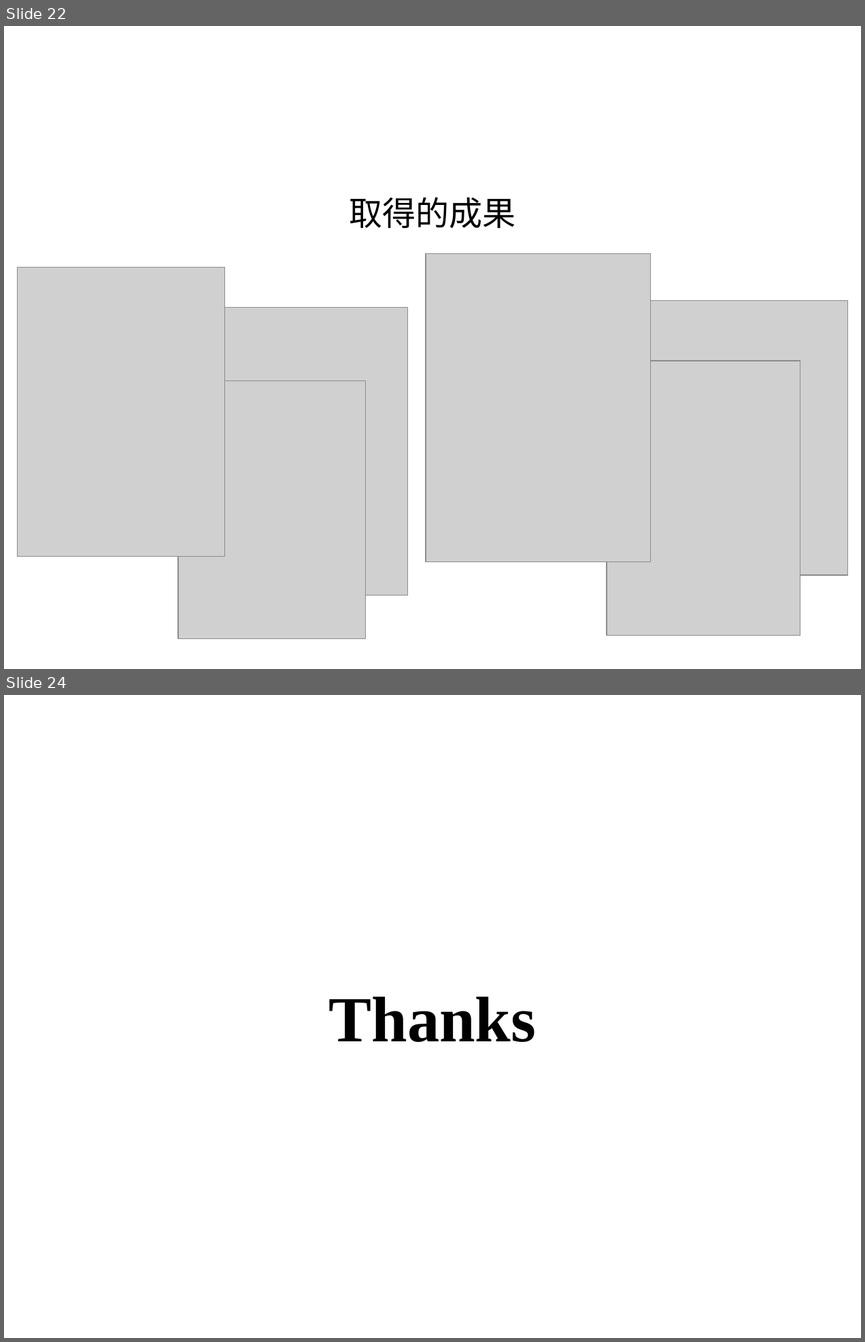
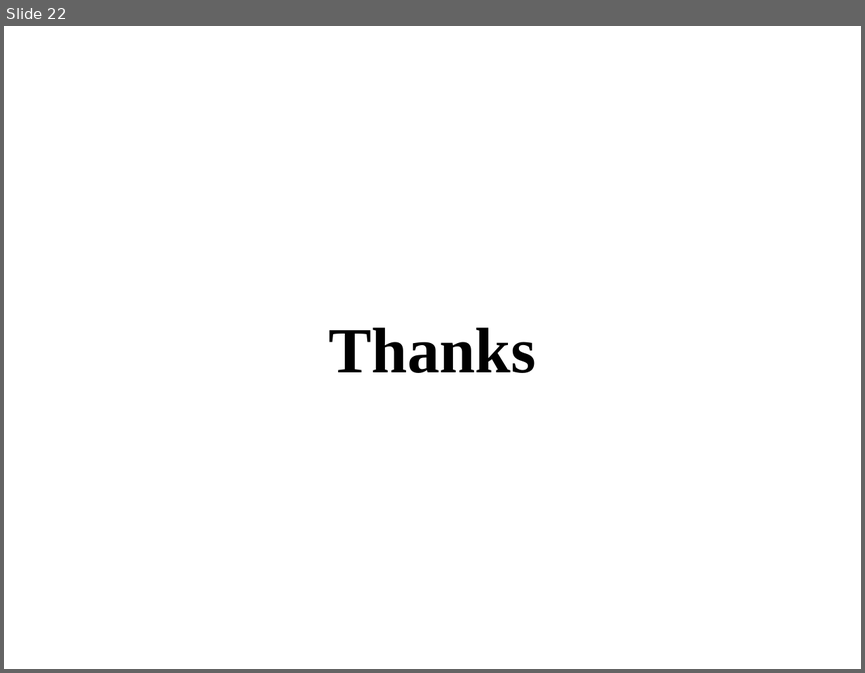
Before and after one commit to shqcandy/Report, a slide deck: 报告_v1.ppt. Shown one above the other, each under a label of ours: slides 22 and 24 before the commit, slide 22 after it; the slides between them are not shown. The pictures are 865x1342 and 865x673 pixels, drawn with LibreOffice and Linux fonts; fonts in the diff are those of the drawing; grey boxes stand for pictures; background and template pictures are left out. Boxes give left, top, right and bottom in pixels: in the first picture for what was removed or moved away, otherwise in the second. Text is boxed around its words. In the diff, an @@ line names an element or a change of style, - is before the commit and + after.

```diff
--- a/报告_v1.ppt
+++ b/报告_v1.ppt
@@ slide 22 removed at (x1=4, y1=26, x2=861, y2=669), background picture (left out) @@
@@ title removed at (x1=349, y1=197, x2=516, y2=228) @@
-取得的成果
@@ picture removed at (x1=18, y1=267, x2=225, y2=556) @@
@@ picture removed at (x1=426, y1=254, x2=650, y2=562) @@
@@ picture removed at (x1=225, y1=307, x2=409, y2=595) @@
@@ picture removed at (x1=613, y1=300, x2=847, y2=574) @@
@@ picture removed at (x1=606, y1=361, x2=800, y2=635) @@
@@ picture removed at (x1=178, y1=381, x2=366, y2=639) @@
@@ what was slide 24 is now slide 22 @@
```
Also in this commit, not shown: 8 slides changed, 4 slides added, 5 other slides removed.
